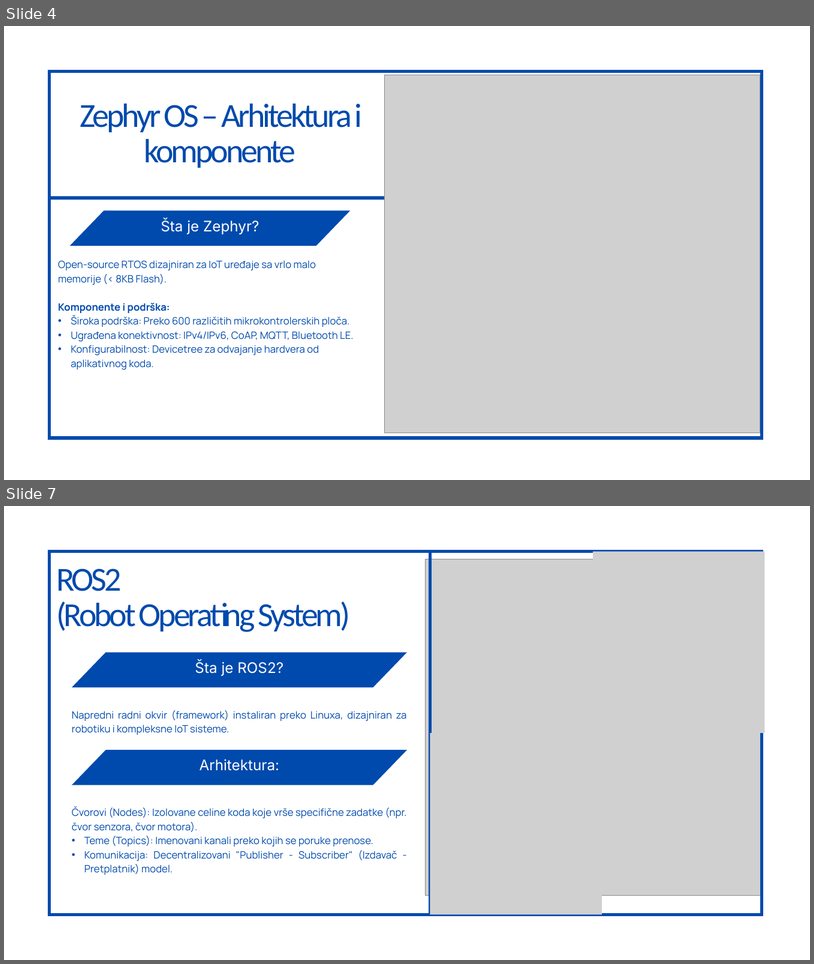
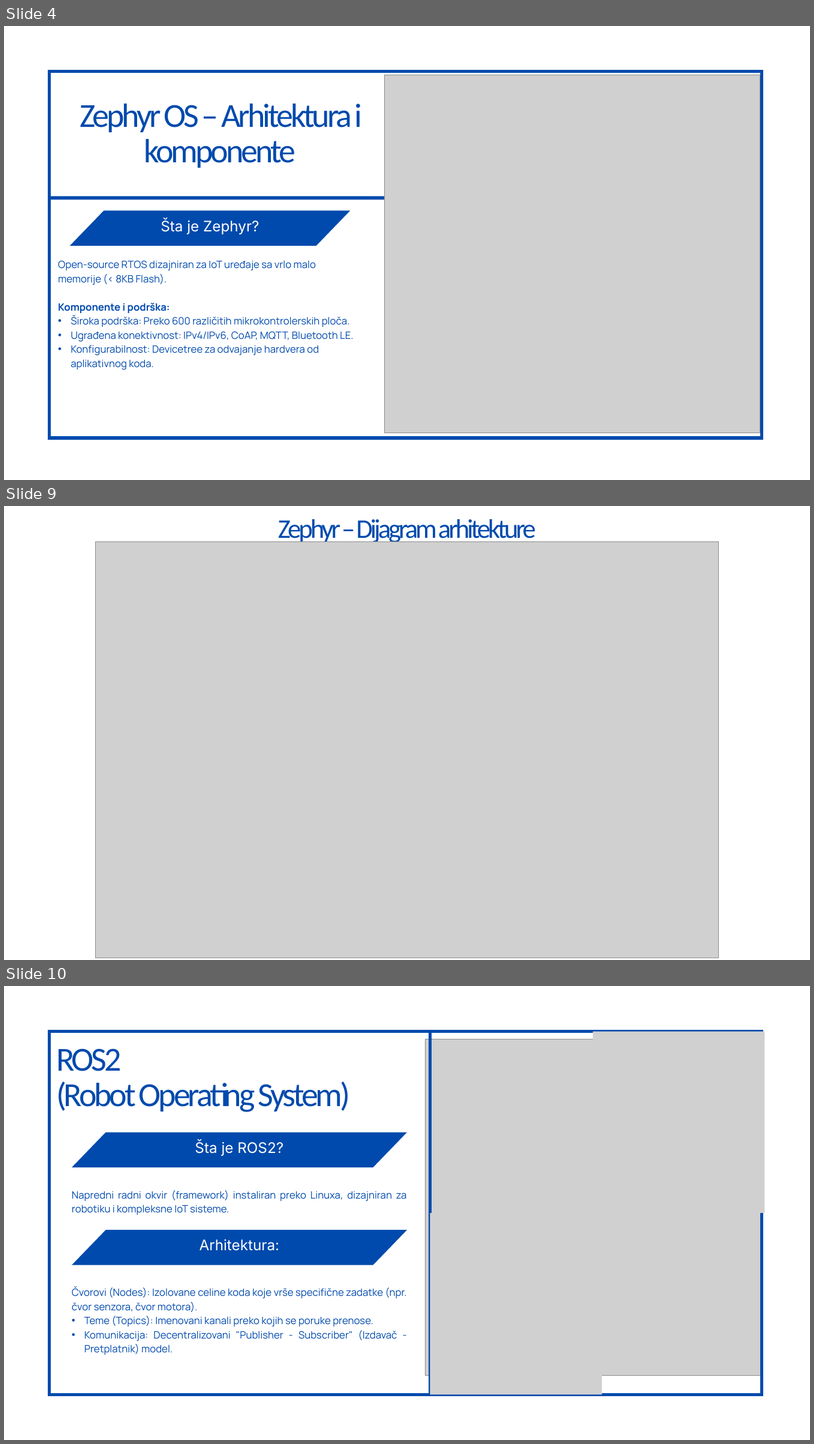
Before and after one commit to SukiDj/IoT-OS-Project-Zephyr-ROS, a slide deck: Prezentacija.pptx. Shown one above the other, each under a label of ours: slides 4 and 7 before the commit, slides 4, 9 and 10 after it; the slides between them are not shown. The pictures are 814x964 and 814x1444 pixels, drawn with LibreOffice and Linux fonts; fonts in the diff are those of the drawing; grey boxes stand for pictures. Boxes give left, top, right and bottom in pixels: in the first picture for what was removed or moved away, otherwise in the second. Text is boxed around its words. In the diff, an @@ line names an element or a change of style, - is before the commit and + after.

```diff
--- a/Prezentacija.pptx
+++ b/Prezentacija.pptx
@@ slide 9 added at [4, 506, 810, 960], background #FFFFFF @@
@@ text added at [278, 519, 536, 544], 48 pt, text #004AAD @@
+Zephyr – Dijagram arhitekture
@@ picture added at [96, 542, 719, 958] @@
@@ what was slide 7 is now slide 10 @@
```
Also in this commit, not shown: 2 slides changed, 3 other slides added, 1 slide removed, 39 other files.
